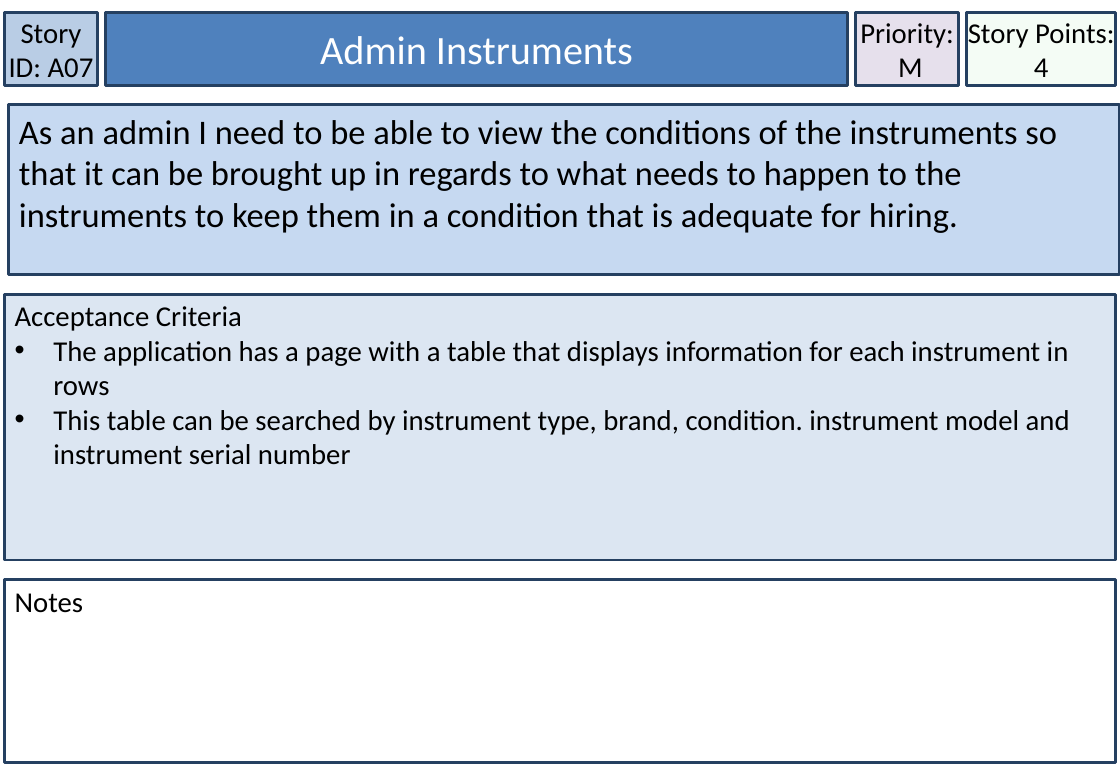
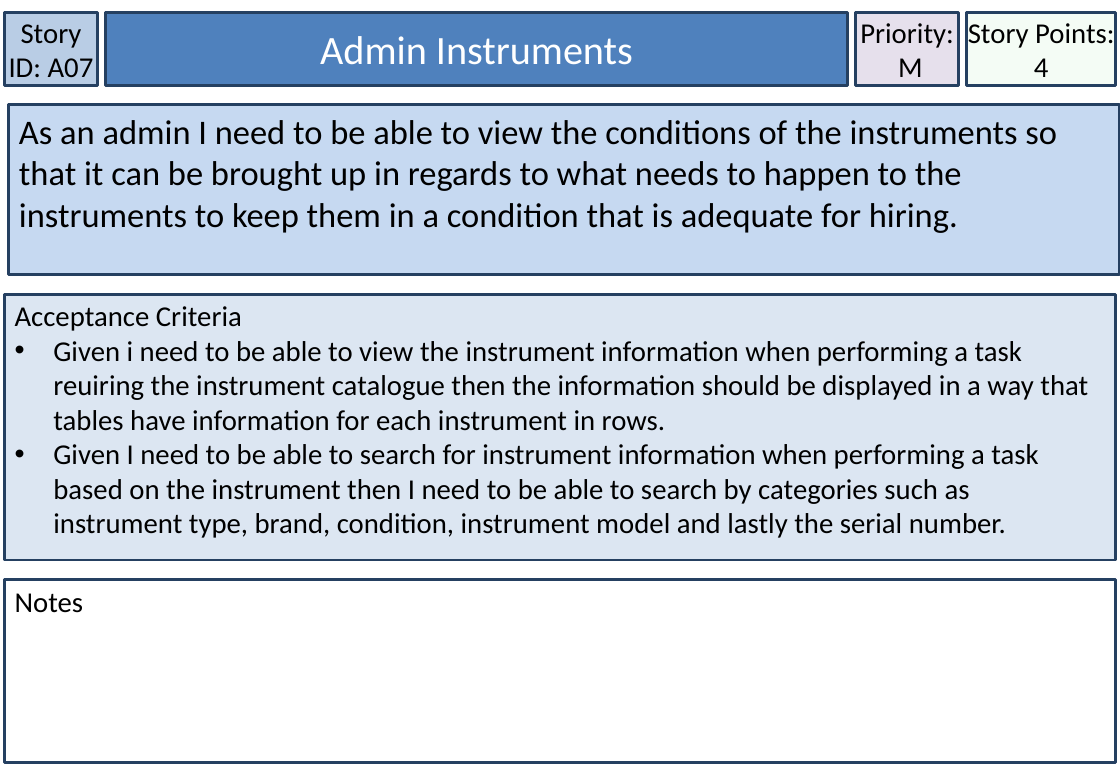
Before and after one commit to MichaelDevenish/IFB299MusicSchool, a slide deck: slide 25 of Documentation/Accpetance Criteria & User Stories/User Stories Final Format.pptx. Drawn at 1120x775 pixels with LibreOffice and Linux fonts; fonts in the diff are those of the drawing. Boxes give left, top, right and bottom in pixels: in the first picture for what was removed or moved away, otherwise in the second. Text is boxed around its words. In the diff, an @@ line names an element or a change of style, - is before the commit and + after.

```diff
--- a/Documentation/Accpetance Criteria & User Stories/User Stories Final Format.pptx
+++ b/Documentation/Accpetance Criteria & User Stories/User Stories Final Format.pptx
@@ text in rectangle at box(53, 341, 1088, 538): text changed @@
-• The application has a page with a table that displays information for each instrument in rows
-• This table can be searched by instrument type, brand, condition. instrument model and instrument serial number
+• Given i need to be able to view the instrument information when performing a task reuiring the instrument catalogue then the information should be displayed in a way that tables have information for each instrument in rows.
+• Given I need to be able to search for instrument information when performing a task based on the instrument then I need to be able to search by categories such as instrument type, brand, condition, instrument model and lastly the serial number.
```
Also in this commit, not shown: 18 other slides changed, 1 other file.
